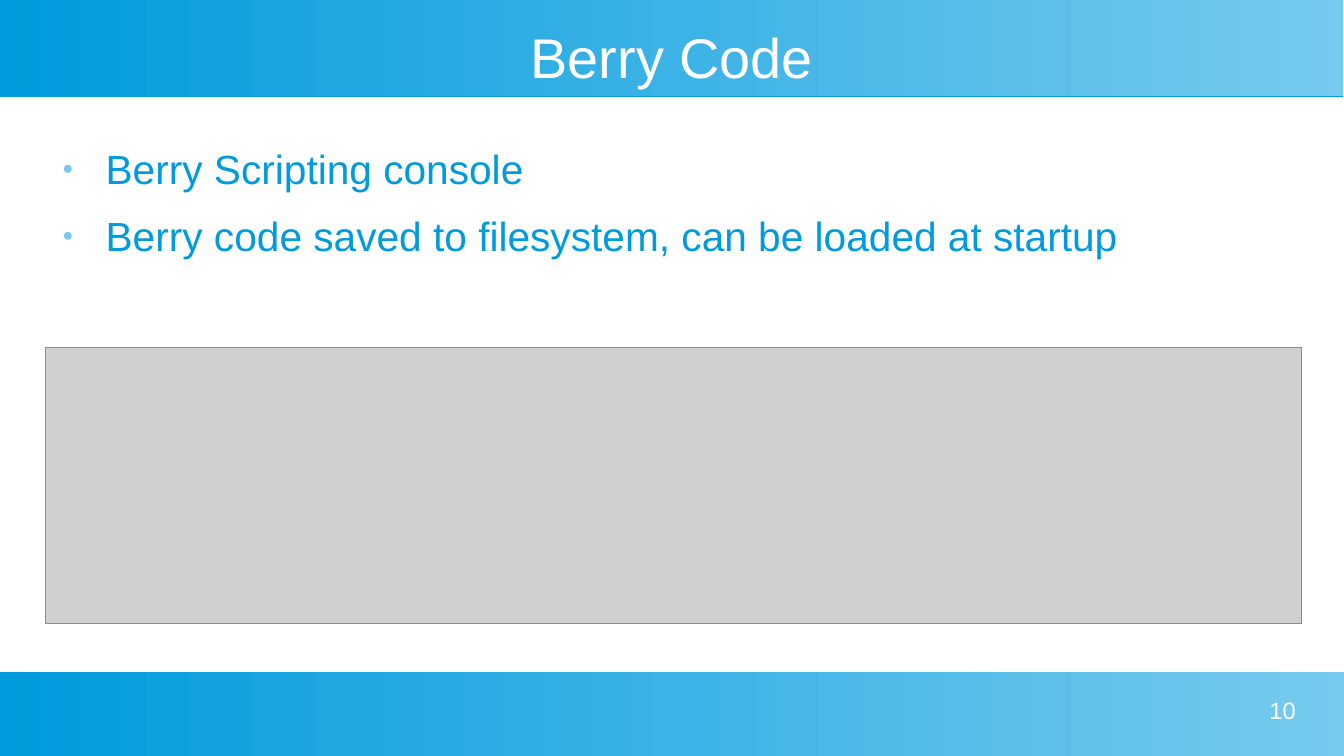
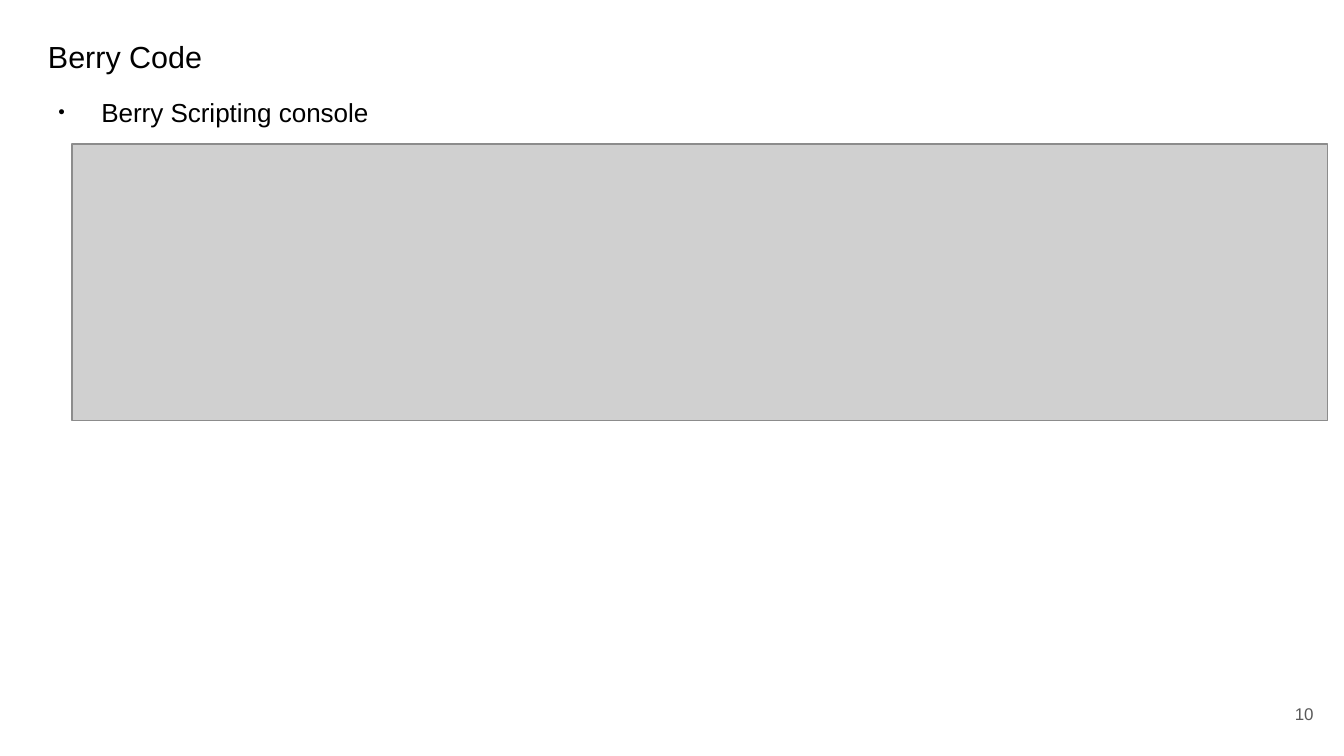
Before and after one commit to darrylb123/EO2024, a slide deck: slide 10 of EO2024-Tasmota+Berry.odp. Drawn at 1344x756 pixels with LibreOffice and Linux fonts; fonts in the diff are those of the drawing; grey boxes stand for pictures; background and template pictures are left out. Boxes give left, top, right and bottom in pixels: in the first picture for what was removed or moved away, otherwise in the second. Text is boxed around its words. In the diff, an @@ line names an element or a change of style, - is before the commit and + after.

```diff
--- a/EO2024-Tasmota+Berry.odp
+++ b/EO2024-Tasmota+Berry.odp
@@ rectangle removed at <box>0,0,1344,96</box> @@
@@ title "Berry Code" at <box>48,46,202,73</box>: size 33 to 18 pt, text colour #FFFFFF to #000000; alignment centre to left @@
@@ text "Berry Scripting console": place and size @@
-text "Berry Scripting console" at <box>106,154,1117,259</box>
+text "Berry Scripting console" at <box>101,103,369,127</box>
@@ text "Berry Scripting console" at <box>101,103,369,127</box>: size 24 to 15.4 pt, text colour #009BDD to #000000; more space between paragraphs; bullet colour #77CAEE to #000000 @@
@@ picture: place and size @@
-picture at <box>46,348,1303,624</box>
+picture at <box>72,144,1328,421</box>
@@ text at <box>106,221,1117,259</box>: paragraph removed @@
-● Berry code saved to filesystem, can be loaded at startup
@@ rectangle removed at <box>0,672,1344,756</box> @@
@@ page number: place and size @@
-page number at <box>1269,702,1295,719</box>
+page number at <box>1295,708,1314,720</box>
@@ page number at <box>1295,708,1314,720</box>: size 14 to 10 pt, text colour #FFFFFF to #595959; vertical alignment top to middle @@
```
Also in this commit, not shown: 19 other slides changed.
